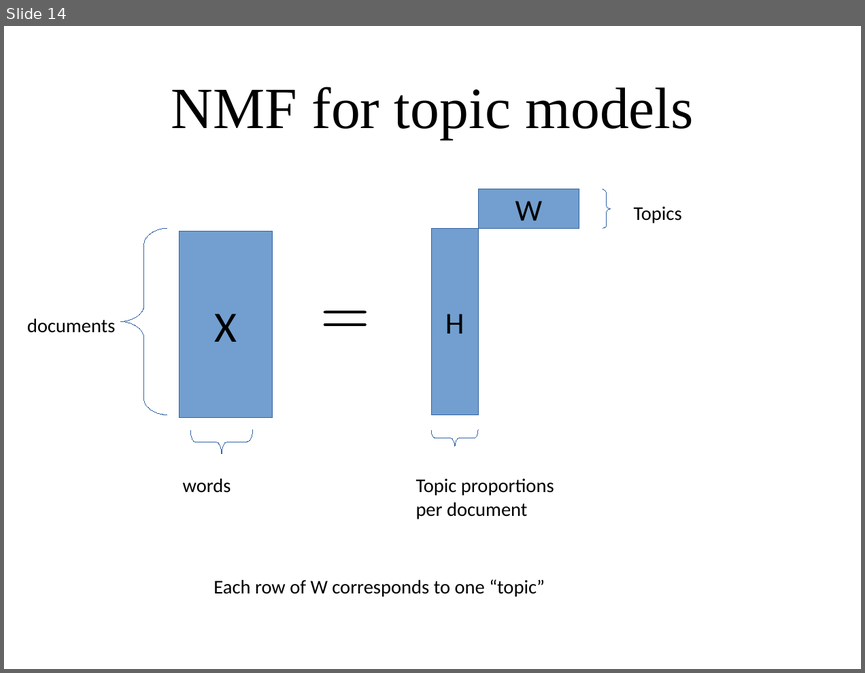
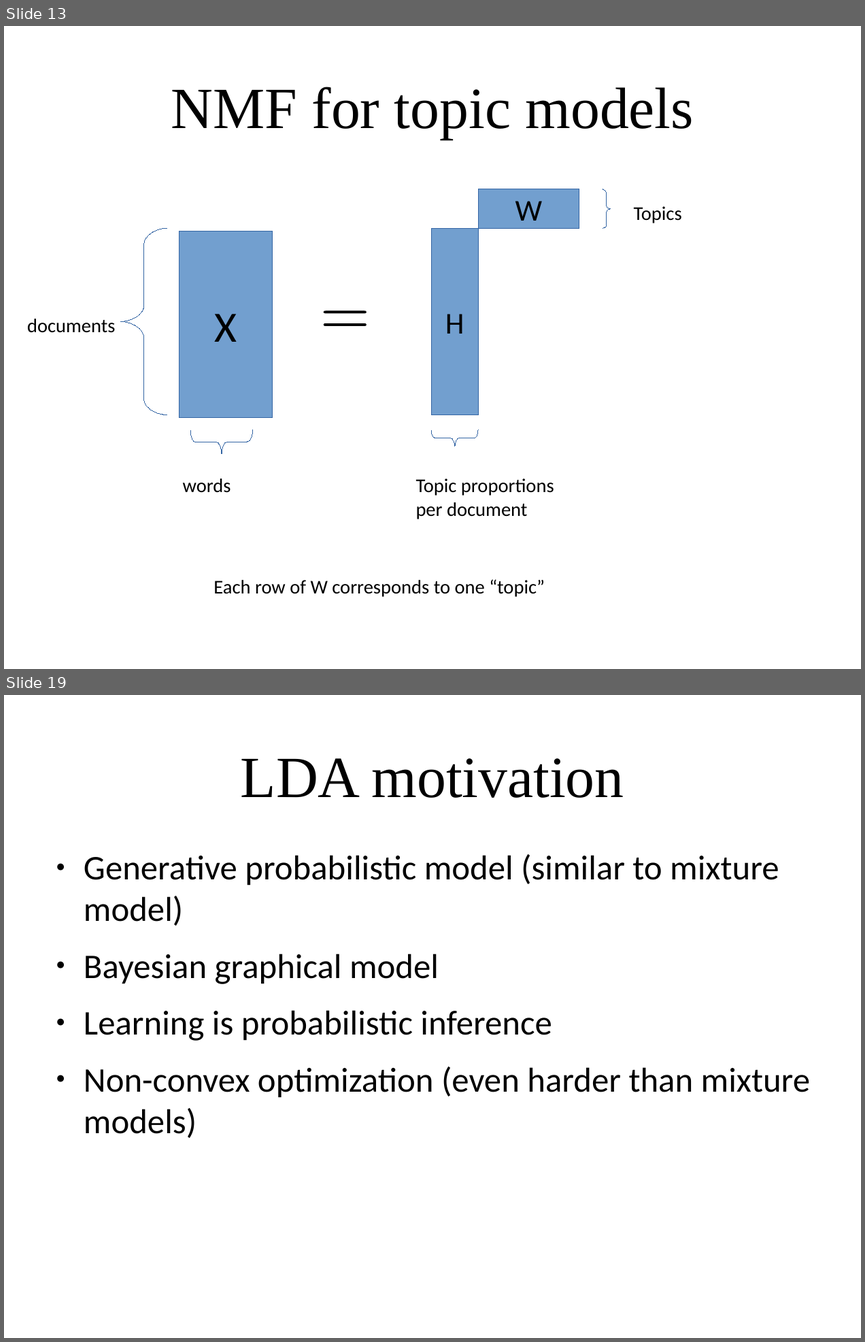
Before and after one commit to amueller/applied_ml_spring_2017, a slide deck: slides/aml-20-040517.odp. Shown one above the other, each under a label of ours: slide 14 before the commit, slides 13 and 19 after it; the slides between them are not shown. The pictures are 865x673 and 865x1342 pixels, drawn with LibreOffice and Linux fonts; fonts in the diff are those of the drawing. Boxes give left, top, right and bottom in pixels: in the first picture for what was removed or moved away, otherwise in the second. Text is boxed around its words. In the diff, an @@ line names an element or a change of style, - is before the commit and + after.

```diff
--- a/slides/aml-20-040517.odp
+++ b/slides/aml-20-040517.odp
@@ slide 19 added at [4,695,861,1338], background #FFFFFF @@
@@ title added at [241,758,624,798], 54 pt, text #000000 @@
+LDA motivation
@@ text added at [84,854,810,1138], 32 pt, text #000000 @@
+● Generative probabilistic model (similar to mixture model)
+● Bayesian graphical model
+● Learning is probabilistic inference
+● Non-convex optimization (even harder than mixture models)
@@ what was slide 14 is now slide 13 @@
```
Also in this commit, not shown: 2 slides changed, 14 other slides added, 1 slide removed, 1 other file.
